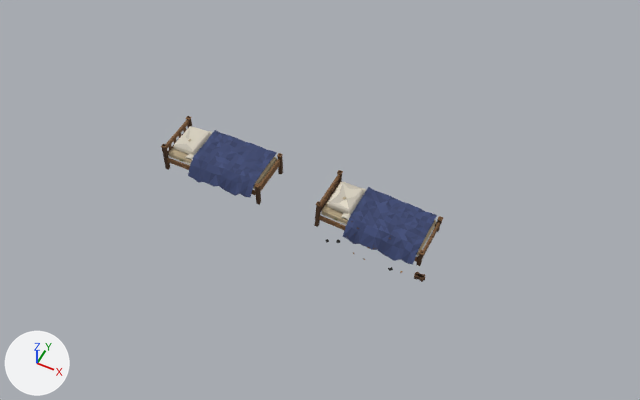
The Blender file models/furniture/bed_single.blend as it was, and as the next commit left it.
Camera for both pictures: a 50 mm lens placed at (7.69, -9.4, 11.93), pointed at (3.0, -0.02, 0.21). The axes (+X, +Y, +Z) are drawn at lower left. The lights are the same throughout. The first picture is the older version.

Objects in the first picture: 'bed_single_derevyannaya_samodelnaya_broken', 'bed_single_derevyannaya_samodelnaya_idle'.
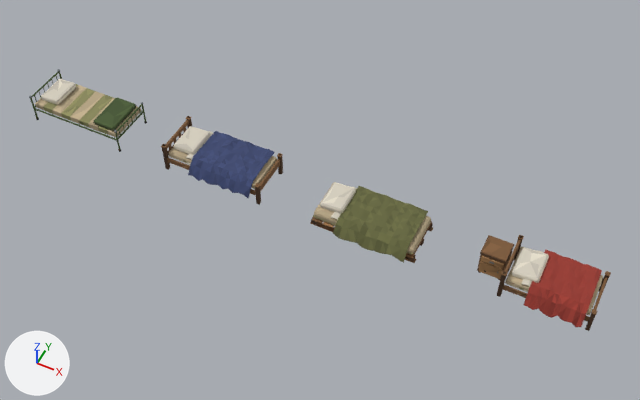
The newer file is also turned or shifted as a whole; pictures and numbers use the older file's frame.

What differs and where, as boxes (x1, y1, x2, y2) in the pictures (640 x 400 px):
'bed_single_krovat_s_tumboy_idle', added (red)
    after: (477, 235, 611, 331)
'bed_single_derevyannaya_samodelnaya_broken', deleted (blue)
    before: (314, 170, 443, 282)
'bed_single_nizkaya_idle', added (yellow)
    after: (310, 182, 433, 263)
'bed_single_zheleznaya_koyka_idle', added
    after: (29, 69, 147, 152)

Diff of the bpy script that builds the scene:
```diff
--- a/models/furniture/bed_single.blend.py
+++ b/models/furniture/bed_single.blend.py
@@ me_bed_single_krovat_s_tumboy_idle @@
+me_bed_single_krovat_s_tumboy_idle.from_pydata(...)  # 1479 vertices, 1872 faces; spans x -1.01..1.01, y -0.56..0.46, z 0.0..0.6
+me_bed_single_krovat_s_tumboy_idle.materials.append(mat_palette)  # picture img_palette_png
@@ me_bed_single_nizkaya_idle @@
+me_bed_single_nizkaya_idle.from_pydata(...)  # 1393 vertices, 1815 faces; spans x -0.99..0.99, y -0.58..0.46, z 0.0..0.44
+me_bed_single_nizkaya_idle.materials.append(mat_palette)  # picture img_palette_png
@@ me_bed_single_zheleznaya_koyka_idle @@
+me_bed_single_zheleznaya_koyka_idle.from_pydata(...)  # 1080 vertices, 1002 faces; spans x -1.0..1.0, y -0.46..0.46, z 0.0..0.6
+me_bed_single_zheleznaya_koyka_idle.materials.append(mat_palette)  # picture img_palette_png
@@ ob_bed_single_derevyannaya_samodelnaya_broken @@
-ob_bed_single_derevyannaya_samodelnaya_broken = bpy.data.objects.new('bed_single_derevyannaya_samodelnaya_broken', me_bed_single_derevyannaya_samodelnaya_broken)
-ob_bed_single_derevyannaya_samodelnaya_broken.location = (4.1, 0.0, 0.0)
@@ ob_bed_single_krovat_s_tumboy_idle @@
+ob_bed_single_krovat_s_tumboy_idle = bpy.data.objects.new('bed_single_krovat_s_tumboy_idle', me_bed_single_krovat_s_tumboy_idle)
+ob_bed_single_krovat_s_tumboy_idle.location = (7.0, 0.0, 0.0)
@@ ob_bed_single_nizkaya_idle @@
+ob_bed_single_nizkaya_idle = bpy.data.objects.new('bed_single_nizkaya_idle', me_bed_single_nizkaya_idle)
+ob_bed_single_nizkaya_idle.location = (4.0, 0.0, 0.0)
@@ ob_bed_single_zheleznaya_koyka_idle @@
+ob_bed_single_zheleznaya_koyka_idle = bpy.data.objects.new('bed_single_zheleznaya_koyka_idle', me_bed_single_zheleznaya_koyka_idle)
+ob_bed_single_zheleznaya_koyka_idle.location = (-2.0, 0.0, 0.0)
```
